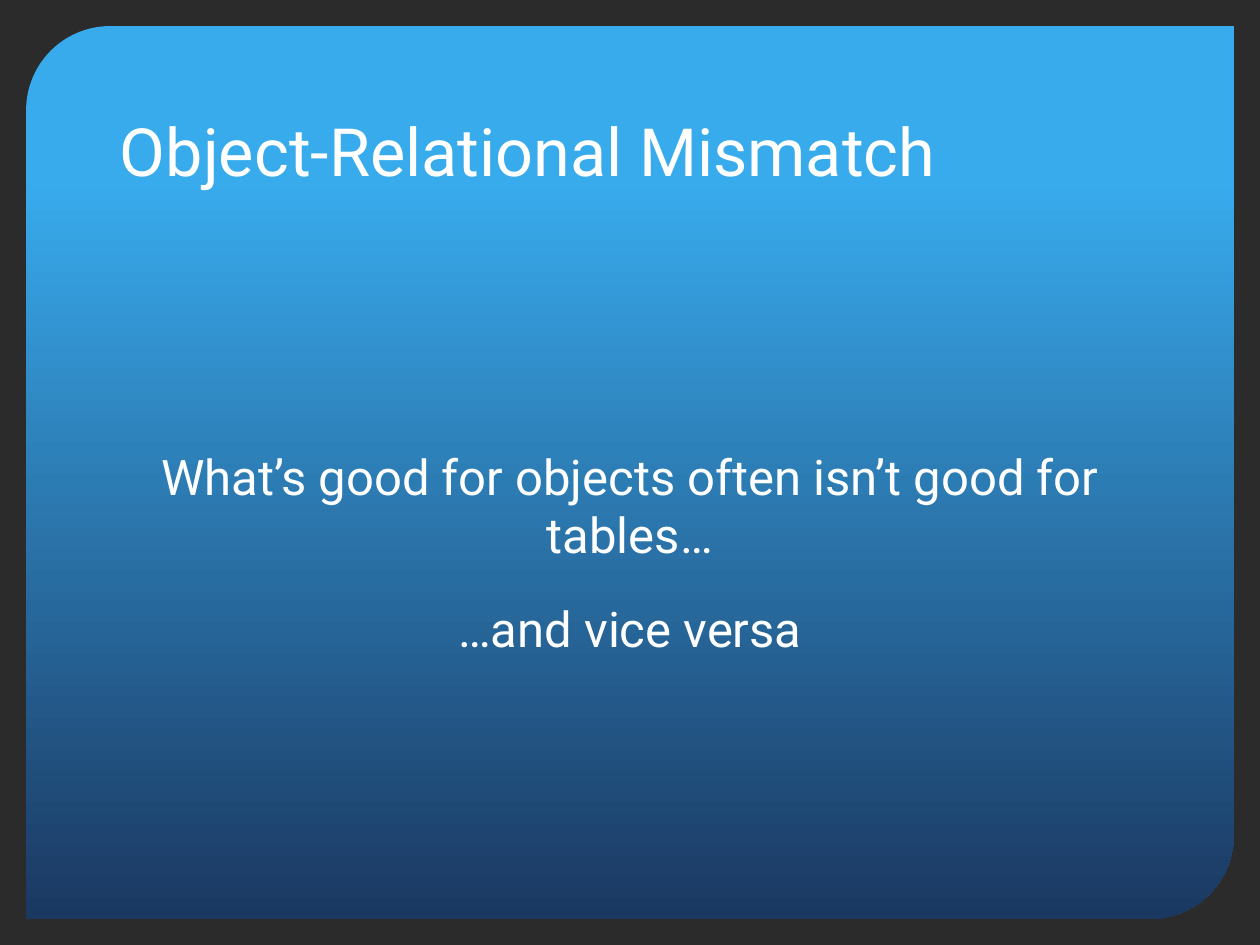
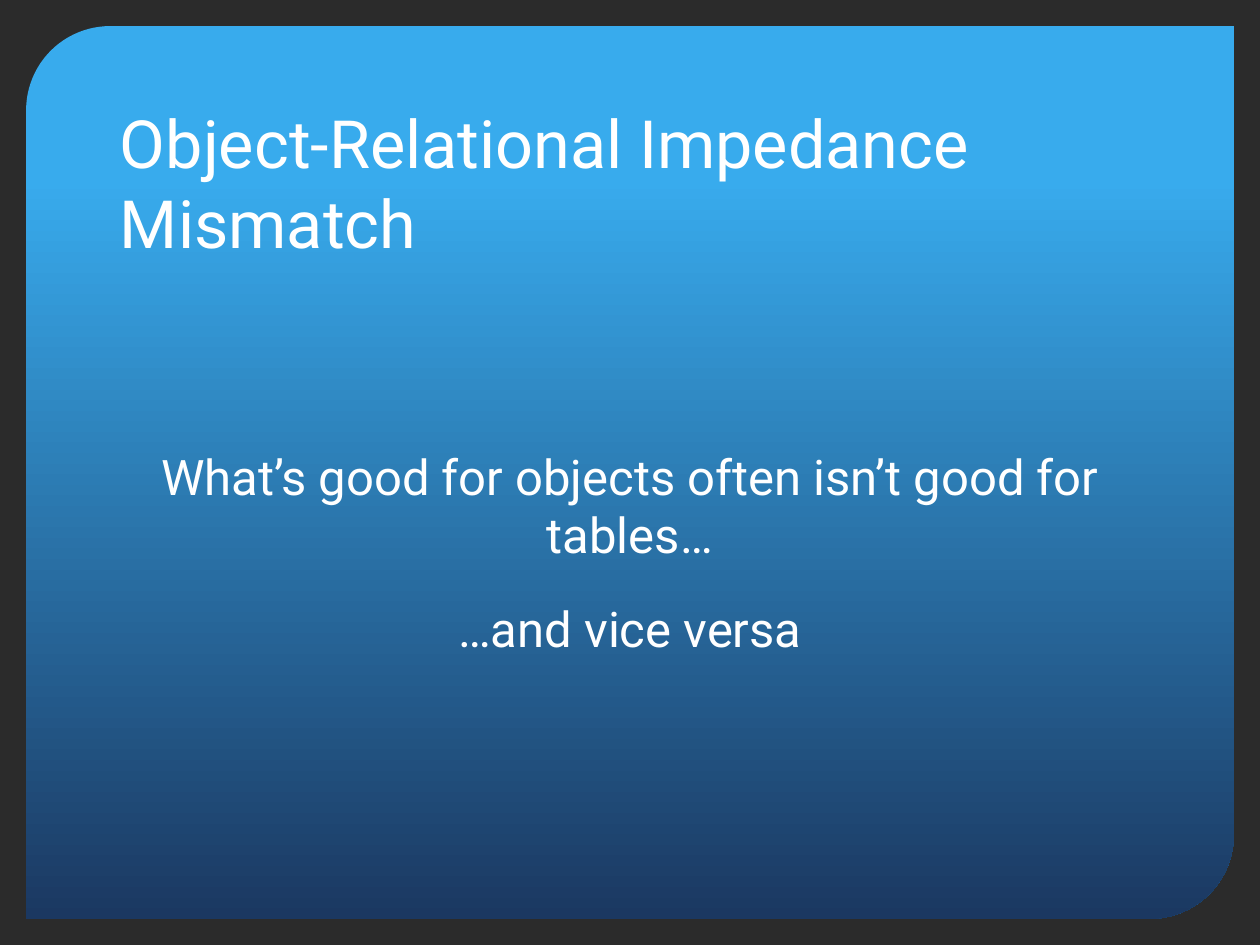
Before and after one commit to ekepes/Presentations, a slide deck: slide 2 of MicroORMs/MicroORMs - Keeping Your DBA Happy.pptx. Drawn at 1260x945 pixels with LibreOffice and Linux fonts; fonts in the diff are those of the drawing; background and template pictures are left out; a plain dark background stands for a picture behind light text. Boxes give left, top, right and bottom in pixels: in the first picture for what was removed or moved away, otherwise in the second. Text is boxed around its words. In the diff, an @@ line names an element or a change of style, - is before the commit and + after.

```diff
--- a/MicroORMs/MicroORMs - Keeping Your DBA Happy.pptx
+++ b/MicroORMs/MicroORMs - Keeping Your DBA Happy.pptx
@@ title at (x1=120, y1=118, x2=968, y2=249): text changed @@
-Object-Relational Mismatch
+Object-Relational Impedance Mismatch
```
Also in this commit, not shown: 1 slide removed.
